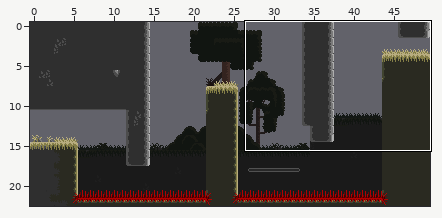
One commit to this Tiled map (JSON): Bin/Levels/level_6.json. The picture above shows the old version from afar; the outline marks the close-up.
Close-up. As it was:
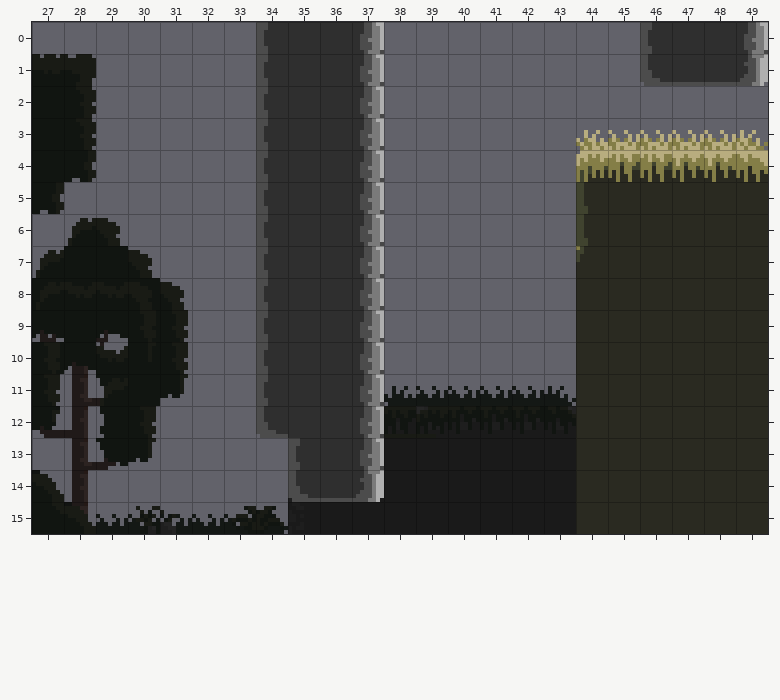
Cells are 8x8 px. Shown: x 27..49, y 0..15. The commit also changed other parts of the map, which this record leaves out.
Once edited:
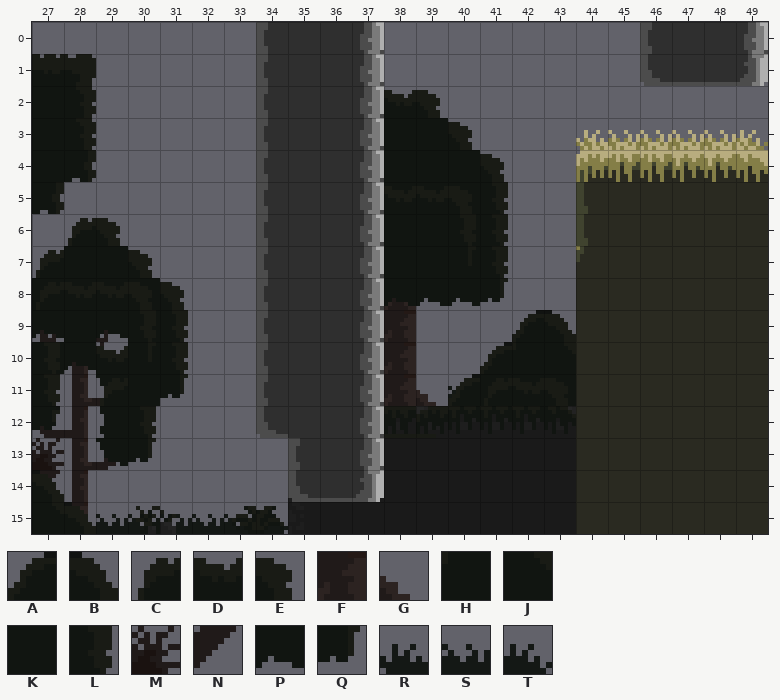
Key: from "passontileset": A 3, B 4, C 5, D 6, E 7, F 25, G 26, H 35, J 36, K 38, L 39, M 55, N 58, P 70, Q 71, R 84, S 85, T 86.
_ is an empty cell.
Tiles replaced or removed in this view: R, S, T.
The edit:
Changed rows in their new state; . is an unchanged cell.
Layer "BG1":
first column x 27:
 3 ...........KK....
 4 ...........KKK...
 5 ...........KKK...
 6 ...........KKK...
 7 ...........KKK...
 8 ...........F.....
 9 ...........F.....
10 ...........F.....
11 ...........FG.KKK
13 M................
14 N................
Layer "BG2":
first column x 38:
 2 DE....
 3 ..E...
 4 ...E..
 5 DDEL..
 6 ..LL..
 7 ..QL..
 8 PPPQ..
 9 ....AB
10 ...AHJ
11 ..ACDE
Pixel boxes of the changes (left, top, right, bottom) in both close-ups:
changed: (384, 90, 576, 406)
added: (32, 438, 64, 478)
